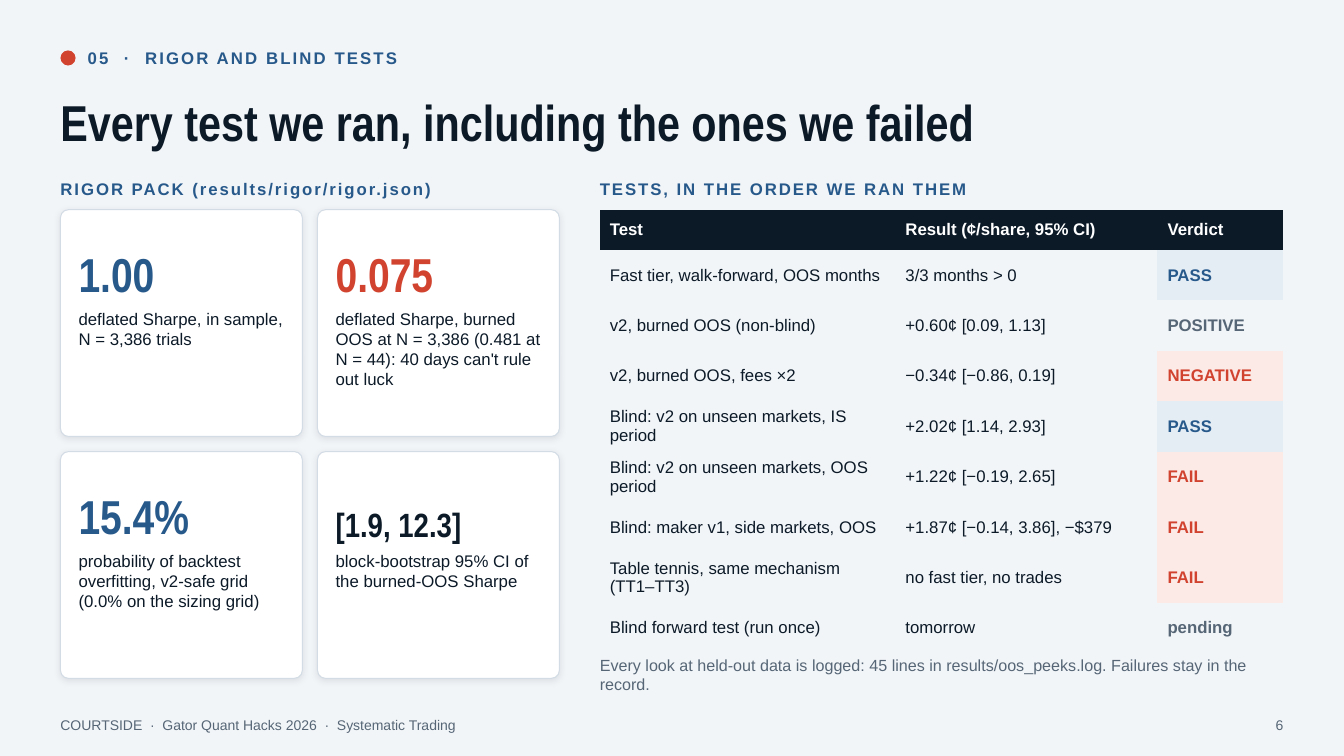
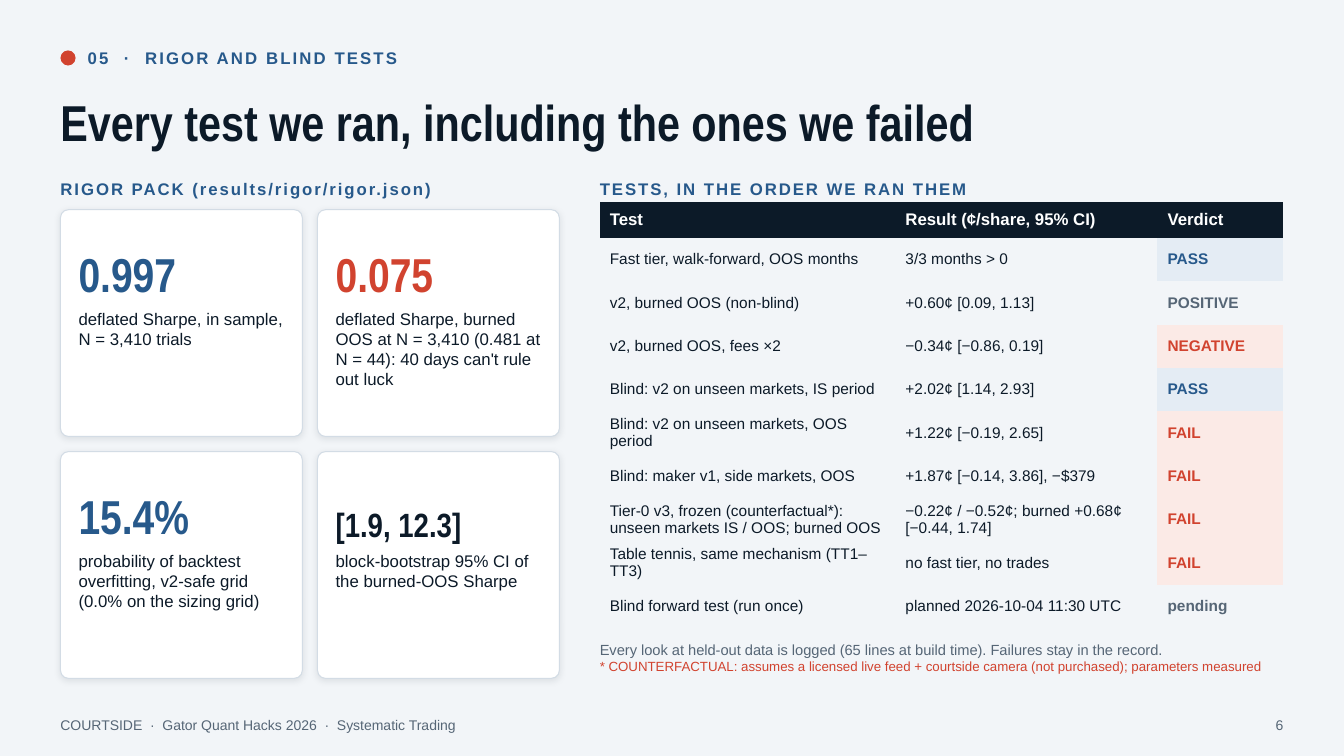
Before and after one commit to OjasMishra32/computervisionpredictivetabletennismoneymachineouuushiii, a slide deck: slide 6 of docs/deck/courtside.pptx. Drawn at 1344x756 pixels with LibreOffice and Linux fonts; fonts in the diff are those of the drawing. Boxes give left, top, right and bottom in pixels: in the first picture for what was removed or moved away, otherwise in the second. Text is boxed around its words. In the diff, an @@ line names an element or a change of style, - is before the commit and + after.

```diff
--- a/docs/deck/courtside.pptx
+++ b/docs/deck/courtside.pptx
@@ table at (600, 202, 1284, 628) @@
+row 8: Tier-0 v3, frozen (counterfactual*): unseen markets IS / OOS; burned OOS | −0.22¢ / −0.52¢; burned +0.68¢ [−0.44, 1.74] | FAIL
-row 10, column 2: tomorrow
+row 10, column 2: planned 2026-10-04 11:30 UTC
@@ table: place and size @@
-table at (600, 210, 1284, 653)
+table at (600, 202, 1284, 628)
@@ text at (79, 258, 177, 293): text changed @@
-1.00
+0.997
@@ text at (79, 313, 283, 347): text changed @@
-deflated Sharpe, in sample, N = 3,386 trials
+deflated Sharpe, in sample, N = 3,410 trials
@@ text at (336, 313, 540, 385): text changed @@
-deflated Sharpe, burned OOS at N = 3,386 (0.481 at N = 44): 40 days can't rule out luck
+deflated Sharpe, burned OOS at N = 3,410 (0.481 at N = 44): 40 days can't rule out luck
@@ text at (600, 644, 1261, 674): text changed; size 11.5 to 9.5 pt; text colour #566676 to #D1432F @@
-Every look at held-out data is logged: 45 lines in results/oos_peeks.log. Failures stay in the record.
+Every look at held-out data is logged (65 lines at build time). Failures stay in the record.
+* COUNTERFACTUAL: assumes a licensed live feed + courtside camera (not purchased); parameters measured
```
Also in this commit, not shown: 20 other slides changed, 1 slide added, 10 other files.
